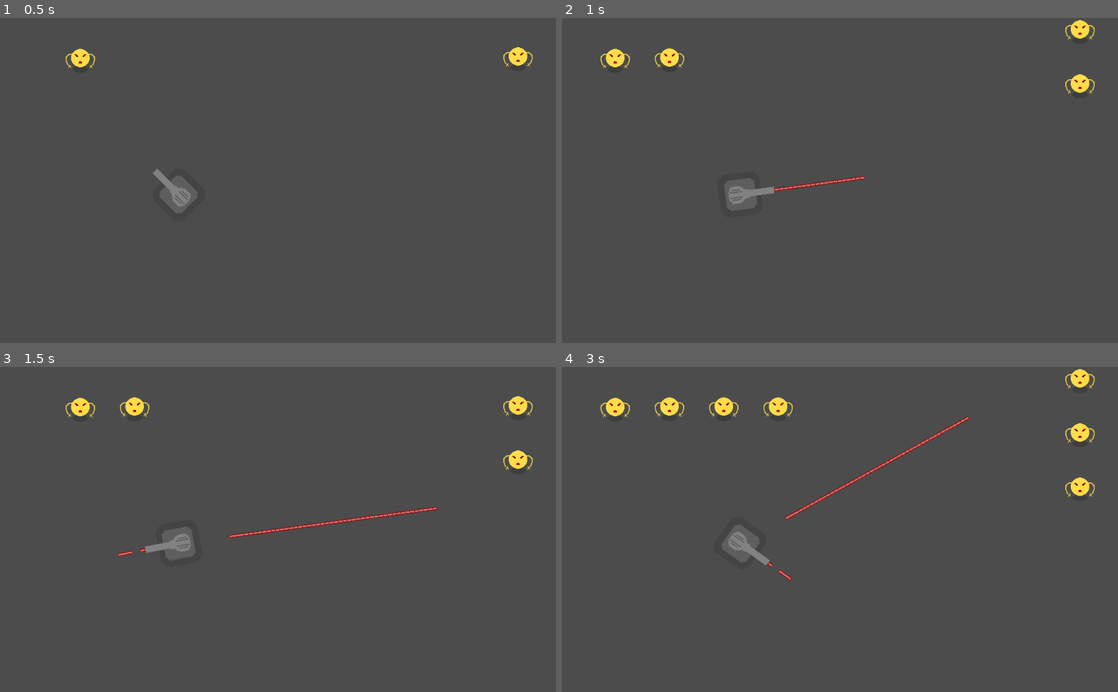
Above: before the commit, frames 1-4 (two rows, left to right).
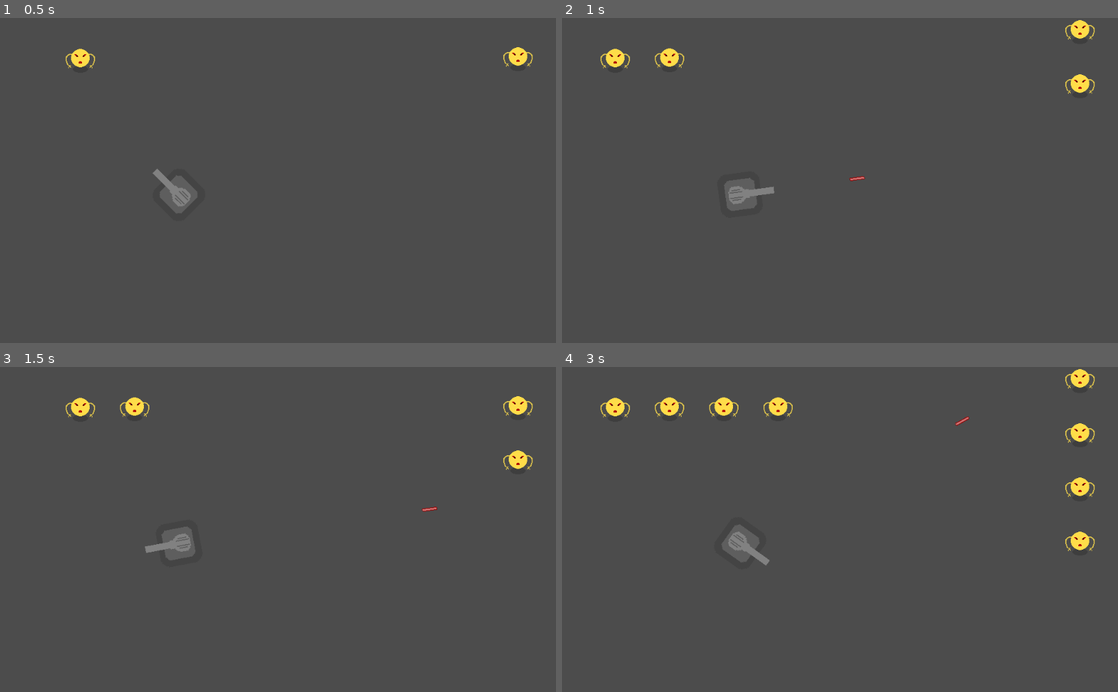
Above: after the commit, the same moments.

Repository: Latiang/tower-defense-godot
Game: Godot game, scene res://TestLevel.tscn
The game is run twice, just before and just after one commit, with the same random seed, the same clock (stepped at 60 frames per second) and the same inputs. Before the commit the project has no main scene; this scene is started directly in both runs.
Inputs (mouse positions are in pixels of both pictures, inside the frame that each line leads up to):
- Up to frame 1 (0.5 s): no input
- Up to frame 2 (1 s): move the mouse to (962, 164) at 0.52 s; press the mouse at (962, 164) at 0.53 s
- Up to frame 3 (1.5 s): move the mouse to (166, 545) at 1.27 s; release the mouse at (166, 545) at 1.28 s; click (166, 545) at 1.35 s
- Up to frame 4 (3 s): move the mouse to (895, 458) at 2.02 s; press the mouse at (895, 458) at 2.03 s; move the mouse to (812, 594) at 2.77 s; release the mouse at (812, 594) at 2.78 s; click (812, 594) at 2.85 s

Frame 1 is identical in both runs. In frame 2, 0.1% of the frame differs, in the area x 38-54%, y 48-54%; in frame 3, 0.4%; in frame 4, 0.6%, in the area x 36-96%, y 16-66%.

Commit message:
Add the object ProgrammableBehaviour, which exposes various functions for controlling Turrets

Diff:
--- /dev/null
+++ b/code/ProgrammableBehaviour.gd
@@ -0,0 +1,29 @@
+extends Node
+
+# Output functions
+signal fire()
+signal rotate(angle)
+
+var code_str
+
+var locked = false
+
+func _ready():
+	pass
+
+# Run every frame. Shoot bullet if mouse pressed
+func _process(delta):
+	# Functionality that is not time locked
+	var angle = get_parent().position.angle_to_point(get_viewport().get_mouse_position()) - PI/2
+	emit_signal("rotate", angle)
+	# Time locked functonality such as shooting
+	if (!locked):
+		if Input.is_action_pressed("mouse_left_click"):
+			emit_signal("fire")
+
+func lock_for_time(time):
+	locked = true
+	$LockTimer.start(time)
+
+func _on_LockTimer_timeout():
+	locked = false
--- /dev/null
+++ b/code/ProgrammableBehaviour.tscn
@@ -0,0 +1,10 @@
+[gd_scene load_steps=2 format=2]
+
+[ext_resource path="res://ProgrammableBehaviour.gd" type="Script" id=1]
+
+[node name="ProgrammableBehaviour" type="Node"]
+script = ExtResource( 1 )
+
+[node name="LockTimer" type="Timer" parent="."]
+one_shot = true
+[connection signal="timeout" from="LockTimer" to="." method="_on_LockTimer_timeout"]
--- a/code/Turret.gd
+++ b/code/Turret.gd
@@ -7,12 +7,20 @@
 func _ready():
 	pass
 
-
 # Run every frame. Shoot bullet if mouse pressed
 func _process(delta):
-	$AnimatedSprite.rotation = position.angle_to_point(get_viewport().get_mouse_position()) - PI/2
-	if Input.is_action_pressed("mouse_left_click"):
-		fire((position-get_viewport().get_mouse_position()).normalized())
+	pass
 
-func fire(dir : Vector2):
+func fire():
+	var dir = Vector2(cos($AnimatedSprite.rotation + PI/2), sin($AnimatedSprite.rotation + PI/2))
 	$Gun.spawn_bullet(position, dir)
+
+func rotate(angle):
+	$AnimatedSprite.rotation = angle
+
+func _on_ProgrammableBehaviour_fire():
+	fire()
+	$ProgrammableBehaviour.lock_for_time(1)
+
+func _on_ProgrammableBehaviour_rotate(angle):
+	rotate(angle)
--- a/code/Turret.tscn
+++ b/code/Turret.tscn
@@ -1,10 +1,11 @@
-[gd_scene load_steps=8 format=2]
+[gd_scene load_steps=9 format=2]
 
 [ext_resource path="res://assets/turret.png" type="Texture" id=1]
 [ext_resource path="res://assets/turret-firing.png" type="Texture" id=2]
 [ext_resource path="res://Turret.gd" type="Script" id=3]
 [ext_resource path="res://Bullet.tscn" type="PackedScene" id=4]
 [ext_resource path="res://Gun.tscn" type="PackedScene" id=5]
+[ext_resource path="res://ProgrammableBehaviour.tscn" type="PackedScene" id=6]
 
 [sub_resource type="SpriteFrames" id=1]
 animations = [ {
@@ -37,3 +38,7 @@
 shape = SubResource( 2 )
 
 [node name="Gun" parent="." instance=ExtResource( 5 )]
+
+[node name="ProgrammableBehaviour" parent="." instance=ExtResource( 6 )]
+[connection signal="fire" from="ProgrammableBehaviour" to="." method="_on_ProgrammableBehaviour_fire"]
+[connection signal="rotate" from="ProgrammableBehaviour" to="." method="_on_ProgrammableBehaviour_rotate"]
--- a/code/project.godot
+++ b/code/project.godot
@@ -16,6 +16,7 @@
 [application]
 
 config/name="tower-defense-godot"
+run/main_scene="res://TestLevel.tscn"
 config/icon="res://icon.png"
 
 [input]
